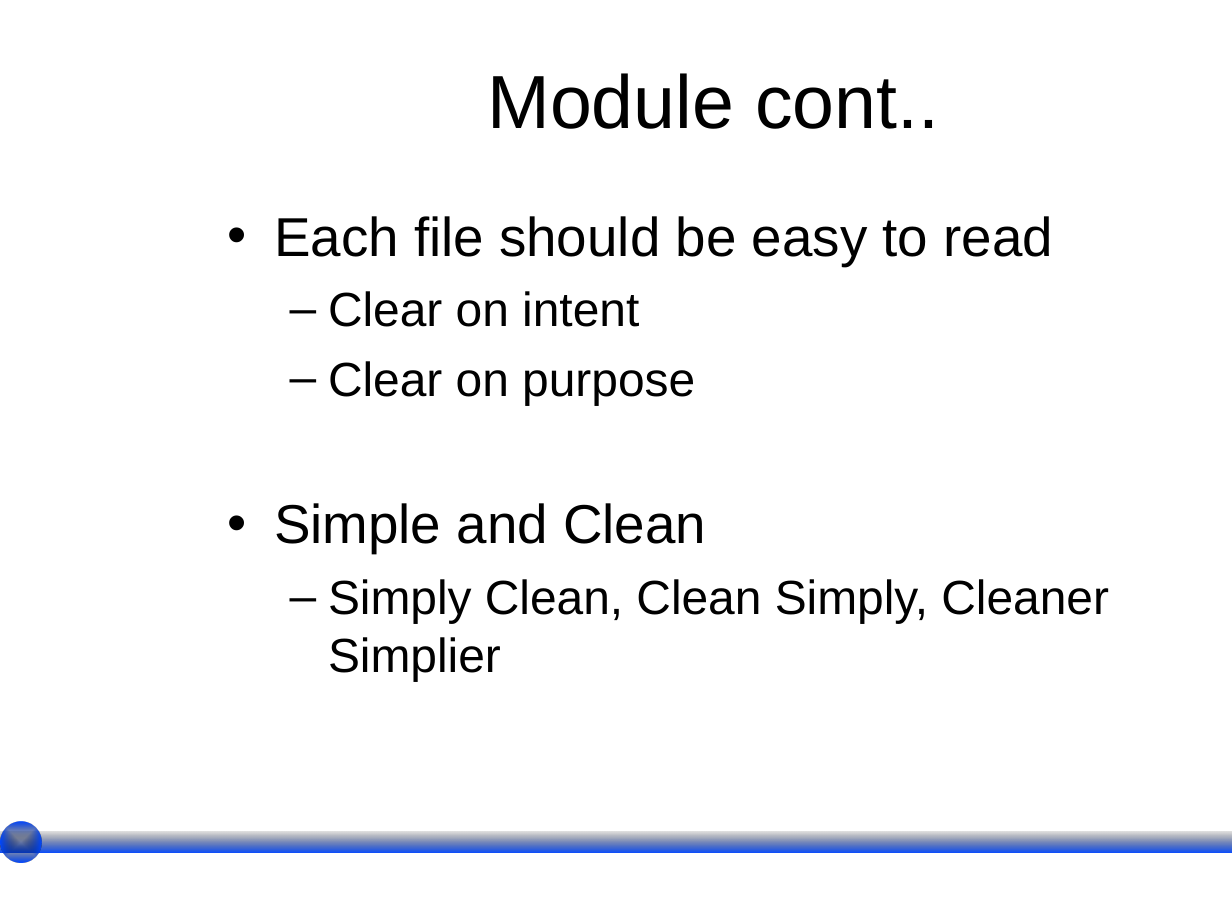
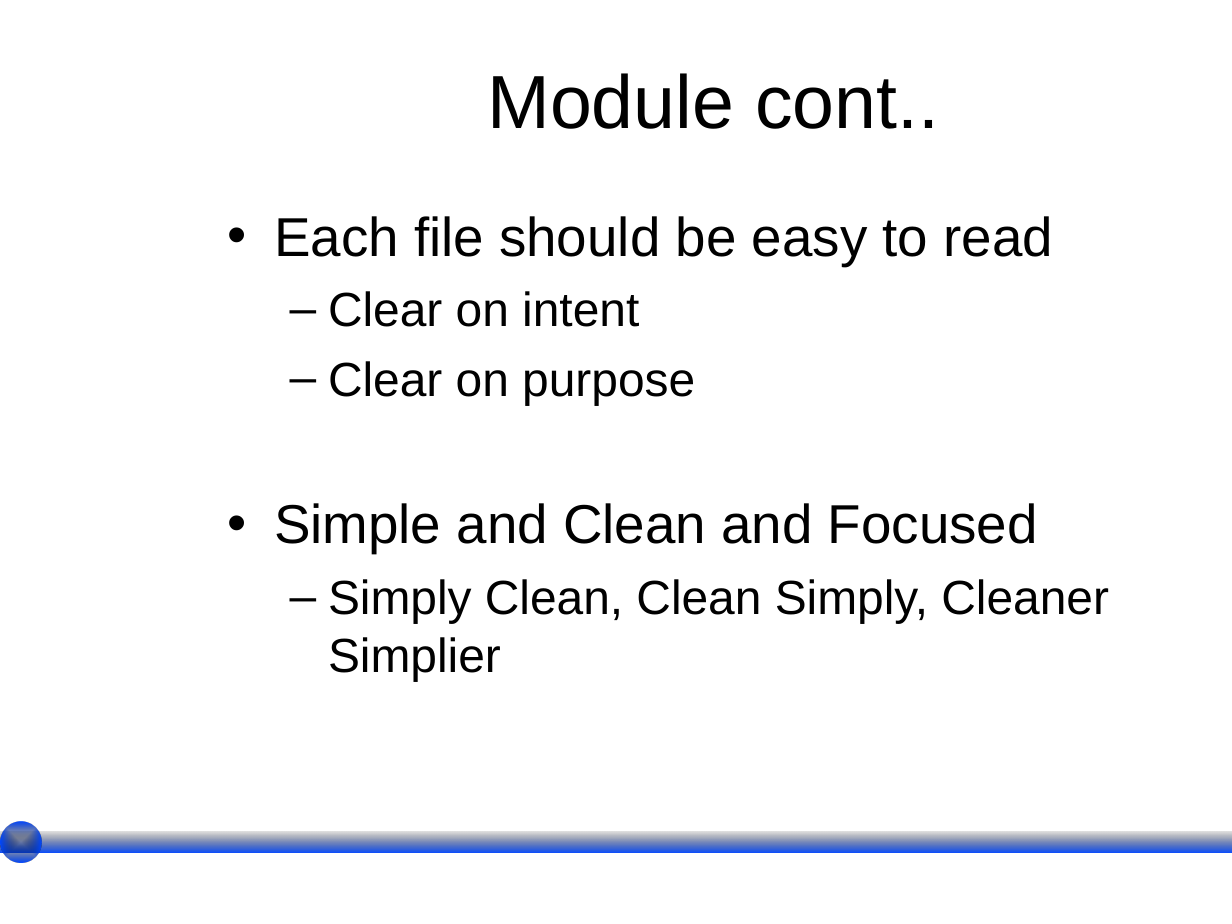
Before and after one commit to wesreisz/cis411-lightningTalks, a slide deck: slide 14 of LeH_ES2015.ppt (slide 13 before the commit). Drawn at 1232x924 pixels with LibreOffice and Linux fonts; fonts in the diff are those of the drawing; background and template pictures are left out. Boxes give left, top, right and bottom in pixels: in the first picture for what was removed or moved away, otherwise in the second. Text is boxed around its words. In the diff, an @@ line names an element or a change of style, - is before the commit and + after.

```diff
--- a/LeH_ES2015.ppt
+++ b/LeH_ES2015.ppt
@@ text at (274,503,1038,553): text changed @@
-• Simple and Clean
+• Simple and Clean and Focused
```
Also in this commit, not shown: 2 other slides changed, 1 slide added, 1 slide removed.
